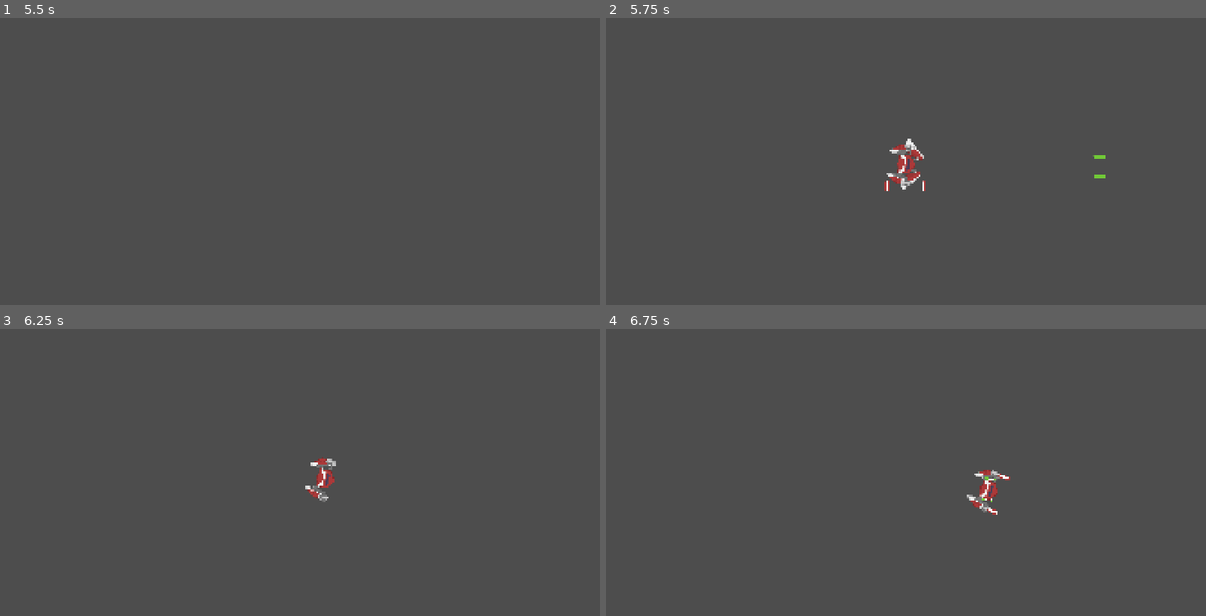
Above: before the commit, frames 1-4 (two rows, left to right).
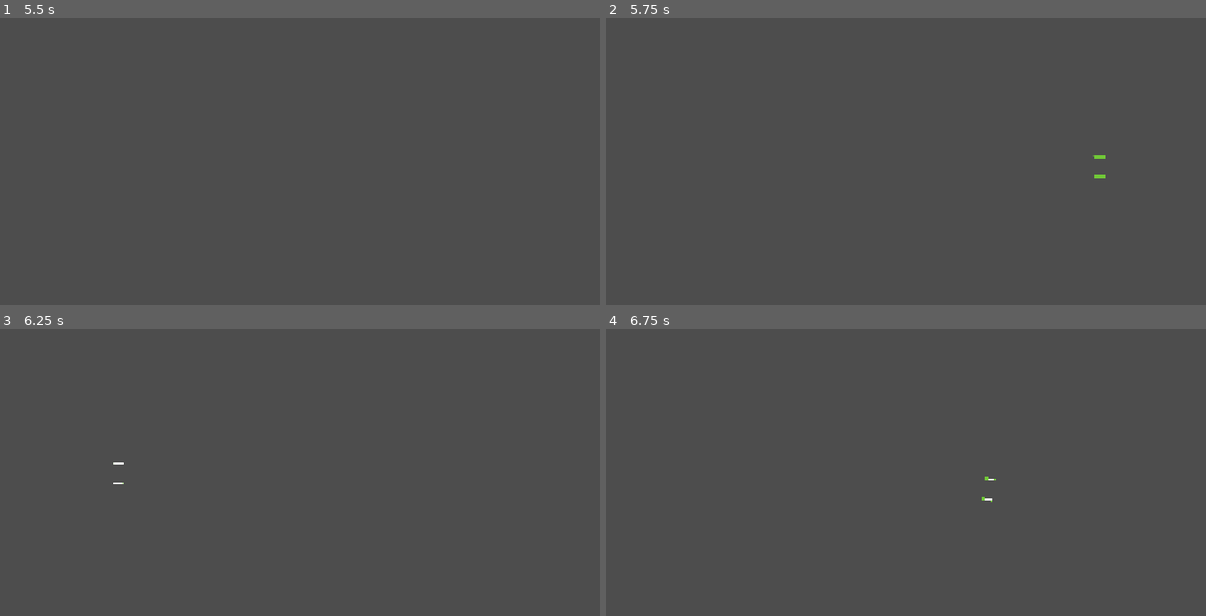
Above: after the commit, the same moments.

Repository: robertsforrest/modular_bullet_hell
Game: Godot game, scene res://Main.tscn
The game is run twice, just before and just after one commit, with the same random seed, the same clock (stepped at 60 frames per second) and the same inputs.
Inputs (mouse positions are in pixels of both pictures, inside the frame that each line leads up to):
- Up to frame 1 (5.5 s): tap Enter at 0.5, 2 s; drag from (288, 167) to (360, 89) at 0.52 s; tap Space (flip_part) at 1.25, 2.1, 5.1 s; drag from (276, 158) to (270, 230) at 1.27 s; move the mouse to (270, 170) at 2.02 s; hold D (move_right) 2.03-2.75 s; click (270, 170) at 2.17 s; drag from (360, 158) to (120, 112) at 2.77 s; drag from (528, 175) to (330, 164) at 3.52 s; drag from (120, 112) to (210, 81) at 4.27 s; move the mouse to (330, 164) at 5.02 s; hold S (move_down) from 5.03 s (still down); click (330, 164) at 5.17 s
- Up to frame 2 (5.75 s): keep holding S (move_down); tap U (debug_2) at 5.65 s
- Up to frame 3 (6.25 s): release S (move_down) at 5.75 s; drag from (300, 475) to (480, 466) at 5.77 s
- Up to frame 4 (6.75 s): drag from (960, 469) to (1158, 521) at 6.52 s

Frame 1 is identical in both runs. In frame 2, 0.6% of the frame differs, in the area x 46-54%, y 42-61%; in frame 3, 0.4%; in frame 4, 0.4%.

Commit message:
Began implementation of inventory system with InventoryItem resources

Diff:
--- a/Entities/Player/Player.tscn
+++ b/Entities/Player/Player.tscn
@@ -5,11 +5,13 @@
 [ext_resource type="PackedScene" uid="uid://dym57mo5kfg5g" path="res://Entities/Player/Components/Wings/Wing.tscn" id="3_vweq0"]
 [ext_resource type="PackedScene" uid="uid://dy8deqmtlgppq" path="res://Entities/Player/Components/Guns/LaserGun.tscn" id="4_1des2"]
 [ext_resource type="PackedScene" uid="uid://lumark28yxtc" path="res://Entities/Player/Components/Thrusters/Thruster.tscn" id="5_an6q6"]
+[ext_resource type="PackedScene" uid="uid://br6lu86ngl0o1" path="res://Inventory/Inventory.tscn" id="6_t38ms"]
 
-[node name="Player" type="Node2D" unique_id=2004784632 node_paths=PackedStringArray("ship_core", "components")]
+[node name="Player" type="Node2D" unique_id=2004784632 node_paths=PackedStringArray("ship_core", "components", "inventory")]
 script = ExtResource("1_ww0jn")
 ship_core = NodePath("PlayerCore")
 components = [NodePath("Wing"), NodePath("Wing2"), NodePath("LaserGun"), NodePath("LaserGun2"), NodePath("Thruster"), NodePath("Thruster2")]
+inventory = NodePath("Inventory")
 
 [node name="PlayerCore" parent="." unique_id=1889912984 instance=ExtResource("1_e5kic")]
 
@@ -36,3 +38,5 @@
 z_index = -1
 position = Vector2(-48, 0)
 scale = Vector2(-1, 1)
+
+[node name="Inventory" parent="." unique_id=1396454455 instance=ExtResource("6_t38ms")]
--- a/Entities/Player/player.gd
+++ b/Entities/Player/player.gd
@@ -12,6 +12,7 @@
 @onready var velocity: Vector2 = Vector2.ZERO
 @onready var accel: Vector2 = Vector2.ZERO
 @export var components: Array[ShipComponent] = [] # TODO: this should be programmatic, not exposed to the editor
+@export var inventory: Inventory
 
 # Internal variables
 @onready var is_paused: bool = false
--- a/Global/enum.gd
+++ b/Global/enum.gd
@@ -1,4 +1,9 @@
 extends Node
+
+enum inv_item_types {
+	RESOURCE,
+	COMPONENT,
+}
 
 enum component_size {
 	ONE_WAY, # Special 0 size that only allows connections FROM the slot, not TO it
--- /dev/null
+++ b/Inventory/Inventory.tscn
@@ -0,0 +1,6 @@
+[gd_scene format=3 uid="uid://br6lu86ngl0o1"]
+
+[ext_resource type="Script" uid="uid://o1oy8eudckv2" path="res://Inventory/inventory.gd" id="1_u6bbq"]
+
+[node name="Inventory" type="Node2D" unique_id=1396454455]
+script = ExtResource("1_u6bbq")
--- /dev/null
+++ b/Inventory/Items/scrap.tres
@@ -0,0 +1,8 @@
+[gd_resource type="Resource" script_class="InventoryItem" format=3 uid="uid://bkt8bh6mmtnxy"]
+
+[ext_resource type="Script" uid="uid://bgwnwjc7km1jy" path="res://Inventory/inventory_item.gd" id="1_sjl7k"]
+
+[resource]
+script = ExtResource("1_sjl7k")
+item_name = "Scrap"
+metadata/_custom_type_script = "uid://bgwnwjc7km1jy"
--- /dev/null
+++ b/Inventory/inventory.gd
@@ -0,0 +1,34 @@
+class_name Inventory
+extends Node2D
+
+# Inventory is managed as a 2D array, with every element following the pattern [item: Resource, amount: int]
+@onready var inventory: Array[Array] = []
+
+# The maximum amount of stuff that can go into the inventory
+@export var max_cargo_space: float = 100.0
+
+# Add an item to the inventory
+# Returns a boolean value indicating success or failure
+func add_item(item: InventoryItem, amount: int) -> bool:
+	var added: bool = false
+	# Check if the inventory has space
+	if (get_cargo_amount() + (item.cargo_space * amount) <= max_cargo_space):
+		# Iterate to see if the item is already in the inventory
+		for i in range(inventory.size()):
+			if (inventory[i][0] == item):
+				inventory[i][1] += amount
+				added = true
+		# If this item is not in the inventory, append it to the end
+		if (!added):
+			inventory.append([item, amount])
+	# Debug - output the inventory to the console
+	print(inventory)
+	# Indicate success/failure
+	return added
+
+# Get the total amount of cargo in the inventory
+func get_cargo_amount() -> float:
+	var total_amt: float = 0.0
+	for item in inventory:
+		total_amt += item[0].cargo_space * item[1]
+	return total_amt
--- /dev/null
+++ b/Inventory/inventory_item.gd
@@ -0,0 +1,6 @@
+class_name InventoryItem
+extends Resource
+
+@export var item_type: Enum.inv_item_types
+@export var item_name: String
+@export var cargo_space: float = 1.0
--- a/main.gd
+++ b/main.gd
@@ -6,6 +6,7 @@
 @onready var player_edit: Node2D = null
 
 const player_edit_tscn = preload("res://PlayerEdit.tscn")
+const scrap: InventoryItem = preload("res://Inventory/Items/scrap.tres")
 
 # Game loop
 func _process(delta: float) -> void:
@@ -19,8 +20,12 @@
 			player_edit.end_editing()
 	# Debug inputs
 	if (Input.is_action_just_pressed("debug_2")):
-		var new_enemy = enemy_factory.generate_enemy()
-		add_child(new_enemy)
+		# Add some junk to the player's inventory
+		player.inventory.add_item(scrap, 10)
+		print(player.inventory.get_cargo_amount())
+		player.inventory.add_item(scrap, 20)
+		#var new_enemy = enemy_factory.generate_enemy()
+		#add_child(new_enemy)
 
 # Accessor for player
 func get_player() -> Node2D:
Not shown, added: Inventory/inventory.gd.uid
Not shown, added: Inventory/inventory_item.gd.uid
